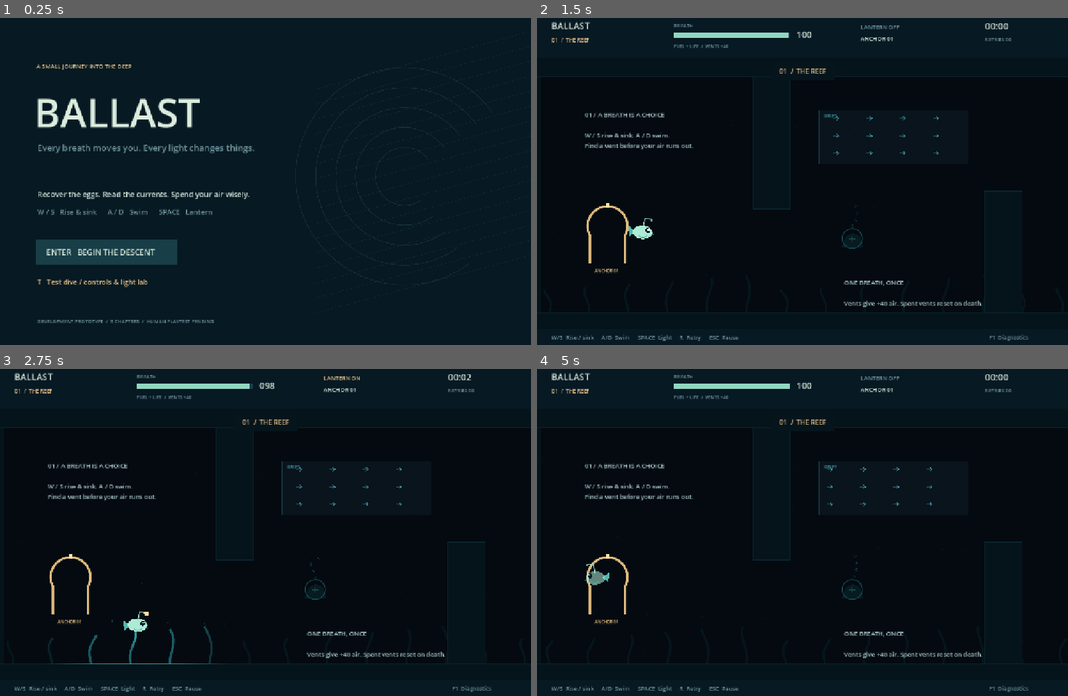
Above: before the commit, frames 1-4 (two rows, left to right).
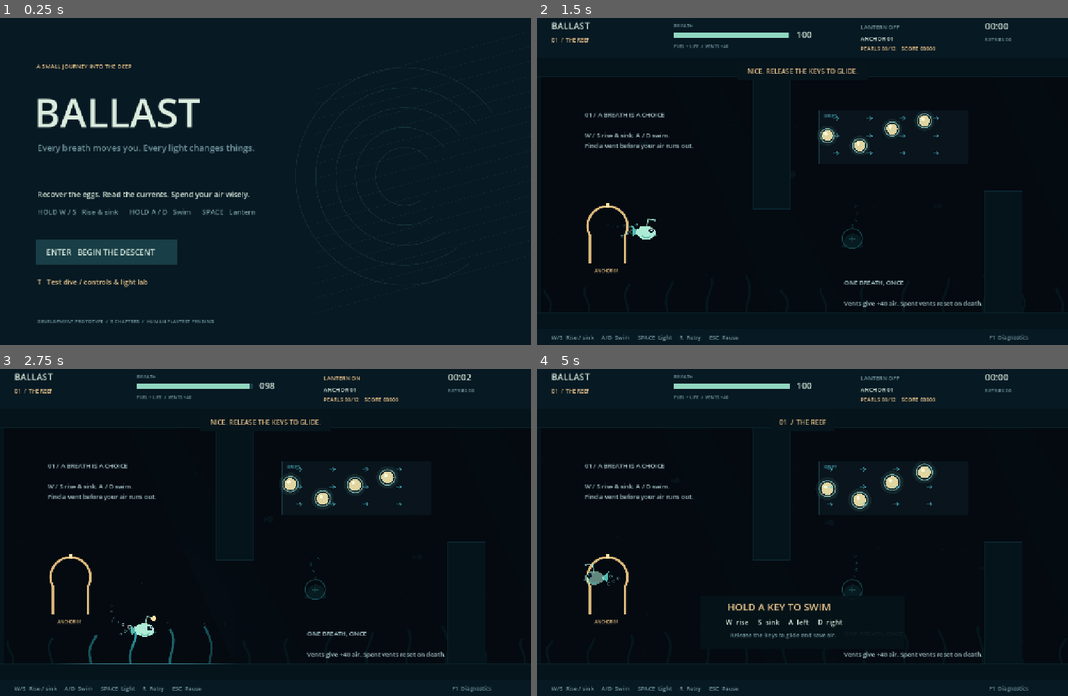
Above: after the commit, the same moments.

Repository: yhan3-ctrl/ballast
Game: Godot game, scene res://scenes/Main.tscn
The game is run twice, just before and just after one commit, with the same random seed, the same clock (stepped at 60 frames per second) and the same inputs.
Inputs:
- Up to frame 1 (0.25 s): no input
- Up to frame 2 (1.5 s): tap Enter (start) at 0.5 s; hold D (right) 0.53-1.28 s; hold Enter (start) 0.53-1.28 s; tap T at 0.8, 1.35 s; hold S (down) from 1.28 s (still down)
- Up to frame 3 (2.75 s): tap Enter (start) at 1.55 s; release S (down) at 2.03 s; hold D (right) from 2.03 s (still down); hold Space (lantern) from 2.03 s (still down); tap T at 2.3 s
- Up to frame 4 (5 s): release D (right) at 2.78 s; release Space (lantern) at 2.78 s; hold W (up) 2.78-3.53 s; tap Enter (start) at 2.85, 4.55 s; hold A (left) from 3.53 s (still down); tap T at 3.6 s; tap Escape (pause) at 4.15 s; tap Q at 4.35 s

The runs differ from the first frame. In frame 1, 0.4% of the frame differs, in the area x 7-48%, y 58-61%; in frame 2, 0.8%; in frame 3, 1.0%; in frame 4, 1.3%, in the area x 8-75%, y 8-83%.

Commit message:
feat: add flow-chain rewards and original soundtrack

Diff:
--- a/project.godot
+++ b/project.godot
@@ -11,7 +11,7 @@
 [application]
 
 config/name="Ballast"
-config/version="0.2.0"
+config/version="0.3.0"
 run/main_scene="res://scenes/Main.tscn"
 config/features=PackedStringArray("4.7", "GL Compatibility")
 config/icon="res://assets/icon.svg"
--- a/scripts/hud.gd
+++ b/scripts/hud.gd
@@ -25,7 +25,7 @@
 		text(Vector2(82, 272), "BALLAST", 96)
 		text(Vector2(90, 329), "Every breath moves you. Every light changes things.", 21, MUTED)
 		text(Vector2(90, 440), "Recover the eggs. Read the currents. Spend your air wisely.", 18)
-		text(Vector2(90, 482), "W / S   Rise & sink      A / D   Swim      SPACE   Lantern", 17, MUTED)
+		text(Vector2(90, 482), "HOLD W / S   Rise & sink      HOLD A / D   Swim      SPACE   Lantern", 17, MUTED)
 		draw_rect(Rect2(88, 541, 340, 61), Color("183e47"))
 		text(Vector2(112, 580), "ENTER   BEGIN THE DESCENT", 19)
 		text(Vector2(90, 651), "T   Test dive / controls & light lab", 17, GOLD)
@@ -47,9 +47,18 @@
 	text(Vector2(780, 63), "ANCHOR %02d" % (world.active_checkpoint + 1), 14)
 	text(Vector2(1080, 36), "%02d:%02d" % [int(world.elapsed) / 60, int(world.elapsed) % 60], 22)
 	text(Vector2(1080, 64), "RETRIES %02d" % world.deaths, 12, MUTED)
+	text(Vector2(780, 87), "PEARLS %02d/%02d    SCORE %05d" % [world.collected_pearls, world.total_pearls, world.score], 13, GOLD)
 	draw_rect(Rect2(0, 758, 1280, 42), Color("071923"))
 	text(Vector2(35, 784), "W/S  Rise / sink     A/D  Swim     SPACE  Light     R  Retry     ESC  Pause", 14, MUTED)
 	text(Vector2(1090, 784), "F1  Diagnostics", 13, MUTED)
+	if world.combo > 1 and world.combo_left > 0:
+		var scale := 1.0 + minf(world.combo_left, 0.25) * 0.8
+		text(Vector2(1050, 145), "FLOW CHAIN  x%d" % world.combo, int(21 * scale), GOLD)
+	if world.tutorial_active and not world.paused:
+		draw_rect(Rect2(395, 555, 490, 128), Color(0.02, 0.075, 0.095, 0.94))
+		text(Vector2(459, 591), "HOLD A KEY TO SWIM", 24, GOLD)
+		text(Vector2(455, 625), "W  rise     S  sink     A  left     D  right", 17)
+		text(Vector2(466, 655), "Release the keys to glide and save air.", 14, MUTED)
 	if p.air < 25:
 		for i in range(8):
 			var opacity: float = (1.0 - p.air / 25.0) * (0.02 + i * 0.003)
@@ -79,5 +88,7 @@
 		text(Vector2(120, 248), "TEST DIVE COMPLETE" if world.test_room else "A LITTLE LIGHT, RETURNED.", 45)
 		text(Vector2(123, 310), "The eggs are safe. Your next dive can be wiser.", 22, MUTED)
 		text(Vector2(123, 388), "TIME  %02d:%02d       RETRIES  %d" % [int(world.elapsed) / 60, int(world.elapsed) % 60, world.deaths], 24, GOLD)
-		text(Vector2(123, 467), "First-time play length and clarity still need human testing.", 17, MUTED)
+		text(Vector2(123, 430), "PEARLS  %d / %d       SCORE  %05d       BEST CHAIN  x%d" % [world.collected_pearls, world.total_pearls, world.score, world.best_combo], 21)
+		var rank := "DEEP-SEA NATURAL" if world.collected_pearls >= world.total_pearls and world.deaths == 0 else ("CURRENT READER" if world.collected_pearls >= int(world.total_pearls * 0.7) else "BRAVE BEGINNER")
+		text(Vector2(123, 485), "DIVE RANK  /  " + rank, 21, GOLD)
 		text(Vector2(123, 550), "ENTER  New journey     T  Test dive", 20)
--- /dev/null
+++ b/scripts/pearl.gd
@@ -0,0 +1,41 @@
+extends Area2D
+
+var world: Node2D
+var segment: int = 0
+var collected: bool = false
+var clock: float = 0.0
+var base_y: float = 0.0
+
+func _ready() -> void:
+	collision_layer = 0
+	collision_mask = 2
+	base_y = position.y
+	var collision := CollisionShape2D.new()
+	var shape := CircleShape2D.new()
+	shape.radius = 23.0
+	collision.shape = shape
+	add_child(collision)
+	body_entered.connect(_touch)
+	var mat := CanvasItemMaterial.new()
+	mat.light_mode = CanvasItemMaterial.LIGHT_MODE_UNSHADED
+	material = mat
+
+func _touch(body: Node) -> void:
+	if collected or not is_instance_valid(world) or body != world.player:
+		return
+	collected = true
+	monitoring = false
+	visible = false
+	world.collect_pearl(self)
+
+func _process(delta: float) -> void:
+	clock += delta
+	position.y = base_y + sin(clock * 2.2 + position.x * 0.01) * 7.0
+	queue_redraw()
+
+func _draw() -> void:
+	var pulse := 1.0 + sin(clock * 4.0) * 0.08
+	draw_circle(Vector2.ZERO, 26.0 * pulse, Color(0.52, 0.92, 0.86, 0.08))
+	draw_circle(Vector2.ZERO, 14.0 * pulse, Color("e9d69d"))
+	draw_circle(Vector2(-4, -5), 4.5, Color("fff8d7"))
+	draw_arc(Vector2.ZERO, 18.0 * pulse, 0.0, TAU, 24, Color(0.72, 0.98, 0.91, 0.65), 2.0, true)
--- a/scripts/player.gd
+++ b/scripts/player.gd
@@ -24,6 +24,9 @@
 var test_input: Vector2 = Vector2.ZERO
 var use_test_input: bool = false
 var invulnerable_left: float = 0.0
+var trail_clock: float = 0.0
+var swim_burst: float = 0.0
+var in_current: bool = false
 
 func _ready() -> void:
 	collision_layer = 2
@@ -80,6 +83,7 @@
 
 func _physics_process(delta: float) -> void:
 	clock += delta
+	trail_clock += delta
 	invulnerable_left = maxf(0.0, invulnerable_left - delta)
 	if dying:
 		death_left -= delta
@@ -97,9 +101,11 @@
 	var force := Vector2.ZERO
 	var opposing := false
 	var rip_dir := Vector2.ZERO
+	in_current = false
 	if is_instance_valid(world):
 		for flow in world.currents:
 			if flow.contains_point(global_position):
+				in_current = true
 				force += flow.flow_direction * flow.strength
 				if flow.kind != "DRIFT" and direction.dot(flow.flow_direction) < -0.05:
 					opposing = true
@@ -110,7 +116,11 @@
 	if air <= 0.0:
 		begin_drowning()
 		return
-	var acceleration: Vector2 = direction * THRUST + force + Vector2(0, 32) - velocity * DRAG
+	if direction.length() > 0.1:
+		swim_burst = minf(1.0, swim_burst + delta * 4.0)
+	else:
+		swim_burst = maxf(0.0, swim_burst - delta * 2.2)
+	var acceleration: Vector2 = direction * THRUST * (1.0 + swim_burst * 0.12) + force + Vector2(0, 32) - velocity * DRAG
 	velocity += acceleration * delta
 	velocity = velocity.limit_length(235.0)
 	if rip_dir != Vector2.ZERO:
@@ -118,6 +128,9 @@
 		if along < 45.0:
 			velocity += rip_dir * (45.0 - along)
 	move_and_slide()
+	if is_instance_valid(world) and velocity.length() > 90.0 and trail_clock >= 0.09:
+		trail_clock = 0.0
+		world.spawn_trail(global_position - velocity.normalized() * 20.0, -velocity.normalized() * 18.0)
 	if absf(direction.x) > 0.01:
 		facing = signf(direction.x)
 	rotation = lerp_angle(rotation, clampf(velocity.y * 0.0015 * facing, -0.22, 0.22), delta * 5.0)
@@ -179,6 +192,9 @@
 	draw_line(Vector2(0, -12), Vector2(4, -33), Color("9de4d0"), 2, true)
 	draw_line(Vector2(4, -33), Vector2(19, -32 + wiggle), Color("9de4d0"), 2, true)
 	draw_circle(Vector2(20, -30 + wiggle), 6 if lantern_on else 3, Color("ffe1a3") if lantern_on else Color("6b9299"))
+	if velocity.length() > 80.0:
+		for i in range(3):
+			draw_circle(Vector2(-35 - i * 11, 8 + sin(clock * 5 + i) * 8), 3.5 - i * 0.6, Color(0.55, 0.92, 0.9, 0.45), false, 1.4, true)
 	draw_circle(Vector2(12, -5), 6, Color("071e2c"))
 	draw_circle(Vector2(14, -7), 2.2, Color.WHITE)
 	draw_line(Vector2(21, 6), Vector2(27, 4), Color("428d8c"), 1.5, true)
--- a/scripts/world.gd
+++ b/scripts/world.gd
@@ -5,6 +5,7 @@
 const Vent = preload("res://scripts/vent.gd")
 const Checkpoint = preload("res://scripts/checkpoint.gd")
 const Glimmer = preload("res://scripts/glimmer.gd")
+const Pearl = preload("res://scripts/pearl.gd")
 const HUD = preload("res://scripts/hud.gd")
 @export var test_room: bool = false
 var player
@@ -12,6 +13,7 @@
 var vents: Array = []
 var checkpoints: Array = []
 var creatures: Array = []
+var pearls: Array = []
 var walls: Array[Rect2] = []
 var signs: Array = []
 var world_layer: Node2D
@@ -41,15 +43,36 @@
 var visual_clock: float = 0.0
 var level_times: Array[float] = []
 var sound_streams: Dictionary = {}
+var music_player: AudioStreamPlayer
+var score: int = 0
+var collected_pearls: int = 0
+var total_pearls: int = 0
+var combo: int = 0
+var best_combo: int = 0
+var combo_left: float = 0.0
+var last_points: int = 0
+var fx_particles: Array = []
+var tutorial_active: bool = true
+var tutorial_origin := Vector2.ZERO
 var title_names := ["THE REEF", "THE KELP DRIFT", "THE TRENCH"]
 
 func _ready() -> void:
 	process_mode = Node.PROCESS_MODE_ALWAYS
 	setup_input()
-	for sound in ["vent", "checkpoint", "toggle", "drown", "contact", "complete", "heartbeat"]:
+	for sound in ["vent", "checkpoint", "toggle", "drown", "contact", "complete", "heartbeat", "pearl", "music"]:
 		var path: String = "res://assets/audio/" + sound + ".wav"
 		if ResourceLoader.exists(path):
 			sound_streams[sound] = load(path)
+	if DisplayServer.get_name() != "headless":
+		music_player = AudioStreamPlayer.new()
+		music_player.volume_db = -17.0
+		add_child(music_player)
+		if sound_streams.has("music"):
+			var loop_stream = sound_streams["music"].duplicate()
+			if loop_stream is AudioStreamWAV:
+				loop_stream.loop_mode = AudioStreamWAV.LOOP_FORWARD
+			music_player.stream = loop_stream
+			music_player.play()
 	var layer := CanvasLayer.new()
 	layer.layer = 10
 	add_child(layer)
@@ -100,6 +123,12 @@
 	finished = false
 	elapsed = 0
 	deaths = 0
+	score = 0
+	collected_pearls = 0
+	total_pearls = 0
+	combo = 0
+	best_combo = 0
+	combo_left = 0.0
 	level_index = 0
 	level_times.clear()
 	build_level()
@@ -125,6 +154,7 @@
 	vents.clear()
 	checkpoints.clear()
 	creatures.clear()
+	pearls.clear()
 	walls.clear()
 	signs.clear()
 	observation_gate = null
@@ -152,6 +182,8 @@
 	world_layer.add_child(player)
 	spawn_point = checkpoints[0].position
 	player.reset_at(spawn_point)
+	tutorial_origin = spawn_point
+	tutorial_active = true
 	player.drowned.connect(func(): request_respawn("Air exhausted"))
 	player.lantern_changed.connect(func(_lit): play_sound("toggle"))
 	checkpoints[0].activated = true
@@ -169,16 +201,19 @@
 	add_wall(Rect2(580, 150, 85, 310))
 	add_vent(Vector2(780, 560), 0)
 	add_flow(Rect2(830, 515, 510, 140), Vector2.RIGHT, 330, "DRIFT")
+	add_pearl_line(Vector2(900, 570), Vector2(92, -18), 4, 0)
 	add_wall(Rect2(1230, 150, 80, 305))
 	add_checkpoint(Vector2(1470, 520), 1)
 	add_sign(Vector2(1440, 235), "02 / SPEND LIGHT WISELY", "SPACE toggles the lantern.\nLight attracts Glimmers. Dark lets them return.")
 	add_wall(Rect2(1660, 150, 90, 250))
 	add_wall(Rect2(1660, 605, 90, 115))
 	add_glimmer(Rect2(1770, 190, 330, 205), 1, true)
+	add_pearl_line(Vector2(1800, 545), Vector2(80, -28), 4, 1)
 	add_sign(Vector2(1780, 445), "SAFE OBSERVATION", "Approach below the Glimmer.\nLight it, wait for approach, then go dark.")
 	add_vent(Vector2(2120, 550), 1)
 	add_wall(Rect2(2300, 440, 85, 280))
 	add_flow(Rect2(2390, 210, 440, 135), Vector2.RIGHT, 700, "RIP")
+	add_pearl_line(Vector2(2460, 270), Vector2(82, 0), 4, 1)
 	add_sign(Vector2(2410, 395), "RIP CURRENT", "Purple flow is one way.\nExit sideways; never fight it.")
 	add_checkpoint(Vector2(2950, 500), 2)
 	add_sign(Vector2(2920, 235), "RETURN WITH WHAT YOU LEARNED", "Reach the eggs to finish this test dive.")
@@ -193,6 +228,7 @@
 			add_wall(Rect2(offset + 1080, 425, 90, 295))
 			add_vent(Vector2(offset + 760, 540), seg)
 			add_flow(Rect2(offset + 680, 230, 360, 130), Vector2.RIGHT, 310 if seg < 2 else 700, "DRIFT" if seg < 2 else "RIP")
+			add_pearl_line(Vector2(offset + 700, 290), Vector2(78, 0), 4, seg)
 			if seg == 0:
 				add_sign(Vector2(115, 230), "01 / A BREATH IS A CHOICE", "W / S rise & sink. A / D swim.\nFind a vent before your air runs out.")
 				add_sign(Vector2(740, 635), "ONE BREATH, ONCE", "Vents give +40 air. Spent vents reset on death.")
@@ -211,6 +247,8 @@
 			add_flow(Rect2(offset + 1150, 195, 240, 120), Vector2.LEFT, 280, "PUSH")
 			add_vent(Vector2(offset + 720, 235), seg)
 			add_vent(Vector2(offset + 1270, 550), seg)
+			add_pearl_line(Vector2(offset + 420, 560), Vector2(105, 0), 5, seg)
+			add_pearl_line(Vector2(offset + 690, 255), Vector2(110, 0), 4, seg)
 			if level_index == 1:
 				add_glimmer(Rect2(offset + 670, 480, 450, 210), seg)
 				add_sign(Vector2(offset + 80, 230), "%02d / CHOOSE YOUR COST" % (seg + 1), "High route: spend air climbing.\nLow route: borrow the flow, travel dark near Glimmers.")
@@ -276,6 +314,40 @@
 	world_layer.add_child(creature)
 	creatures.append(creature)
 
+func add_pearl(point: Vector2, seg: int) -> void:
+	var pearl = Pearl.new()
+	pearl.position = point
+	pearl.segment = seg
+	pearl.world = self
+	world_layer.add_child(pearl)
+	pearls.append(pearl)
+	total_pearls += 1
+
+func add_pearl_line(start: Vector2, step: Vector2, count: int, seg: int) -> void:
+	for i in range(count):
+		add_pearl(start + step * i + Vector2(0, sin(i * 1.7) * 30), seg)
+
+func collect_pearl(pearl: Node) -> void:
+	if not pearl in pearls:
+		return
+	combo = combo + 1 if combo_left > 0.0 else 1
+	combo_left = 3.5
+	best_combo = maxi(best_combo, combo)
+	last_points = 100 * mini(combo, 5)
+	score += last_points
+	collected_pearls += 1
+	spawn_burst(pearl.global_position, Color("f5d69a"), 13)
+	play_sound("pearl")
+	notify("PEARL +%d  /  FLOW CHAIN x%d" % [last_points, combo])
+
+func spawn_trail(point: Vector2, drift: Vector2) -> void:
+	fx_particles.append({"position": point, "velocity": drift + Vector2(randf_range(-8, 8), randf_range(-14, 2)), "life": 0.7, "max_life": 0.7, "size": randf_range(2.0, 4.5), "color": Color("8de6df")})
+
+func spawn_burst(point: Vector2, color: Color, count: int = 10) -> void:
+	for i in range(count):
+		var angle := TAU * i / float(count) + randf_range(-0.2, 0.2)
+		fx_particles.append({"position": point, "velocity": Vector2.from_angle(angle) * randf_range(45, 130), "life": 0.8, "max_life": 0.8, "size": randf_range(2.5, 6.0), "color": color})
+
 func add_sign(point: Vector2, title: String, body: String) -> void:
 	signs.append({"point": point, "title": title, "body": body})
 	var label := Label.new()
@@ -298,6 +370,7 @@
 	player.air = player.MAX_AIR
 	segment_time = 0
 	play_sound("checkpoint")
+	spawn_burst(cp.global_position, Color("e8c38a"), 18)
 	notify("ANCHOR SET  /  AIR RESTORED")
 	return true
 
@@ -321,6 +394,8 @@
 		if creature.segment == active_checkpoint:
 			creature.reset_creature()
 	player.reset_at(spawn_point)
+	combo = 0
+	combo_left = 0.0
 	respawn_pending = false
 	play_sound("contact")
 	notify("BACK AT ANCHOR  /  " + last_reason.to_upper())
@@ -340,6 +415,9 @@
 		return
 	elapsed += delta
 	segment_time += delta
+	if tutorial_active and player.position.distance_to(tutorial_origin) > 65.0:
+		tutorial_active = false
+		notify("NICE. RELEASE THE KEYS TO GLIDE.")
 	camera.position.x = clampf(player.position.x + 170, 640, width - 640)
 	if player.air < 25 and not player.dying:
 		heartbeat_timer -= delta
@@ -366,6 +444,15 @@
 	if not paused:
 		visual_clock += delta
 		notice_left = maxf(0, notice_left - delta)
+		combo_left = maxf(0.0, combo_left - delta)
+		if combo_left <= 0.0:
+			combo = 0
+		for particle in fx_particles:
+			particle.position += particle.velocity * delta
+			particle.velocity *= pow(0.16, delta)
+			particle.velocity.y -= 13.0 * delta
+			particle.life -= delta
+		fx_particles = fx_particles.filter(func(p): return p.life > 0.0)
 	queue_redraw()
 	if hud:
 		hud.queue_redraw()
@@ -388,10 +475,19 @@
 	if menu or not is_instance_valid(player):
 		return
 	# Original procedural environment: fine suspended particles and kelp silhouettes.
+	for i in range(7):
+		var ray_x: float = fmod(i * 780.0 - visual_clock * (5.0 + i), width + 900.0) - 450.0
+		draw_colored_polygon(PackedVector2Array([Vector2(ray_x, 150), Vector2(ray_x + 110, 150), Vector2(ray_x + 430, 720), Vector2(ray_x + 250, 720)]), Color(0.28, 0.72, 0.68, 0.018))
 	for i in range(210):
 		var x: float = fmod(float(i * 139) + sin(visual_clock * 0.2 + i) * 14, width)
 		var y: float = 155 + fmod(float(i * 97) - visual_clock * 7 + 10000, 550)
 		draw_circle(Vector2(x, y), 1 if i % 4 else 2, Color(0.23, 0.47, 0.53, 0.25))
+	for i in range(14):
+		var school_x: float = fmod(i * 347.0 + visual_clock * (18.0 + i % 4 * 5.0), width + 240.0) - 120.0
+		var school_y: float = 205.0 + fmod(i * 91.0, 420.0) + sin(visual_clock * 0.8 + i) * 19.0
+		var fish_color := Color(0.38, 0.72, 0.72, 0.12 + (i % 3) * 0.025)
+		draw_circle(Vector2(school_x, school_y), 6.0 + i % 3, fish_color)
+		draw_colored_polygon(PackedVector2Array([Vector2(school_x - 5, school_y), Vector2(school_x - 15, school_y - 6), Vector2(school_x - 15, school_y + 6)]), fish_color)
 	for i in range(int(width / 95)):
 		var x: float = i * 95 + 30
 		var points := PackedVector2Array()
@@ -403,3 +499,6 @@
 	for i in range(3):
 		draw_circle(exit_point + Vector2((i - 1) * 23, -8 if i == 1 else 6), 13, Color("e9d6ae"))
 		draw_circle(exit_point + Vector2((i - 1) * 23 + 3, -11 if i == 1 else 3), 4, Color("fff1ce"))
+	for particle in fx_particles:
+		var alpha: float = particle.life / particle.max_life
+		draw_circle(particle.position, particle.size * (0.5 + alpha * 0.5), Color(particle.color, alpha * 0.8), false, 1.5, true)
--- a/tests/test_runner.gd
+++ b/tests/test_runner.gd
@@ -41,8 +41,8 @@
 	player.dying = true
 	check(not vent.try_collect(player), "drowning player cannot collect air")
 	check(not vent.used, "drowning contact does not consume vent")
-	player.queue_free()
-	vent.queue_free()
+	player.free()
+	vent.free()
 
 	var world = World.new()
 	root.add_child(world)
@@ -73,6 +73,13 @@
 
 	check(world.currents.size() >= 2, "test room contains drift and rip current exercises")
 	check(world.creatures.size() >= 1, "test room contains a Glimmer exercise")
+	check(world.pearls.size() >= 12, "test room contains a visible reward trail")
+	var first_pearl = world.pearls[0]
+	first_pearl._touch(world.player)
+	check(world.collected_pearls == 1, "pearl contact increments collection count")
+	check(world.score == 100, "first pearl awards base score")
+	first_pearl._touch(world.player)
+	check(world.collected_pearls == 1, "collected pearl cannot be scored twice")
 
 	var glimmer = world.creatures[0]
 	glimmer.position += Vector2(70, 30)
@@ -103,5 +110,8 @@
 	check(world.get_tree().paused, "pause stops the scene tree")
 	check(near(world.elapsed, time_before_pause), "pause freezes the run timer")
 	world.set_paused(false)
+	check(ResourceLoader.exists("res://assets/audio/music.wav"), "original music asset is present")
+	check(ResourceLoader.exists("res://assets/audio/pearl.wav"), "pearl event sound is present")
 	print("RESULT: %d checks, %d failures" % [checks, failures])
+	world.free()
 	quit(1 if failures else 0)
Not shown, added: assets/audio/music.wav.import
Not shown, added: assets/audio/pearl.wav.import
Not shown, changed: export_presets.cfg
Not shown, added: scripts/pearl.gd.uid
Not shown, changed: GDD.md
Not shown, changed: PLAYTEST.md
Not shown, changed: README.md
Not shown, added: assets/audio/music.wav
Not shown, added: assets/audio/pearl.wav
Not shown, added: tools/generate_audio.py
